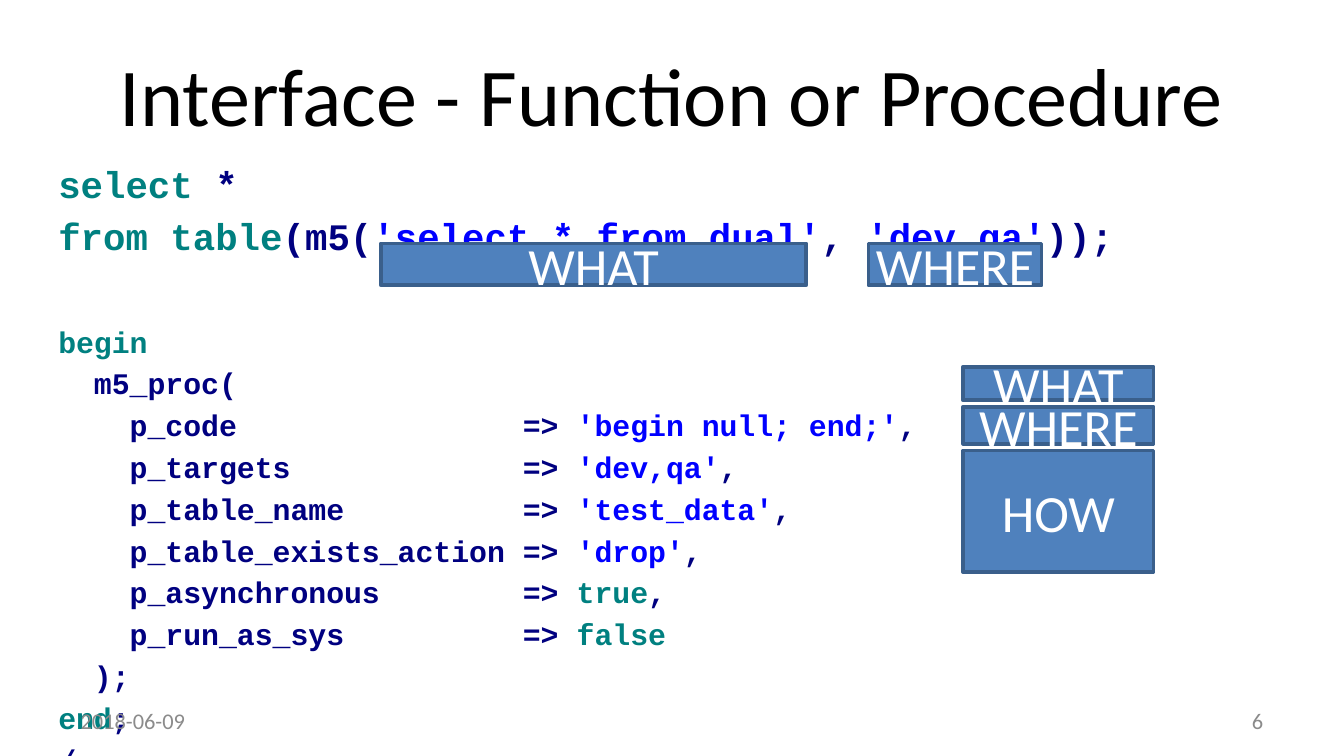
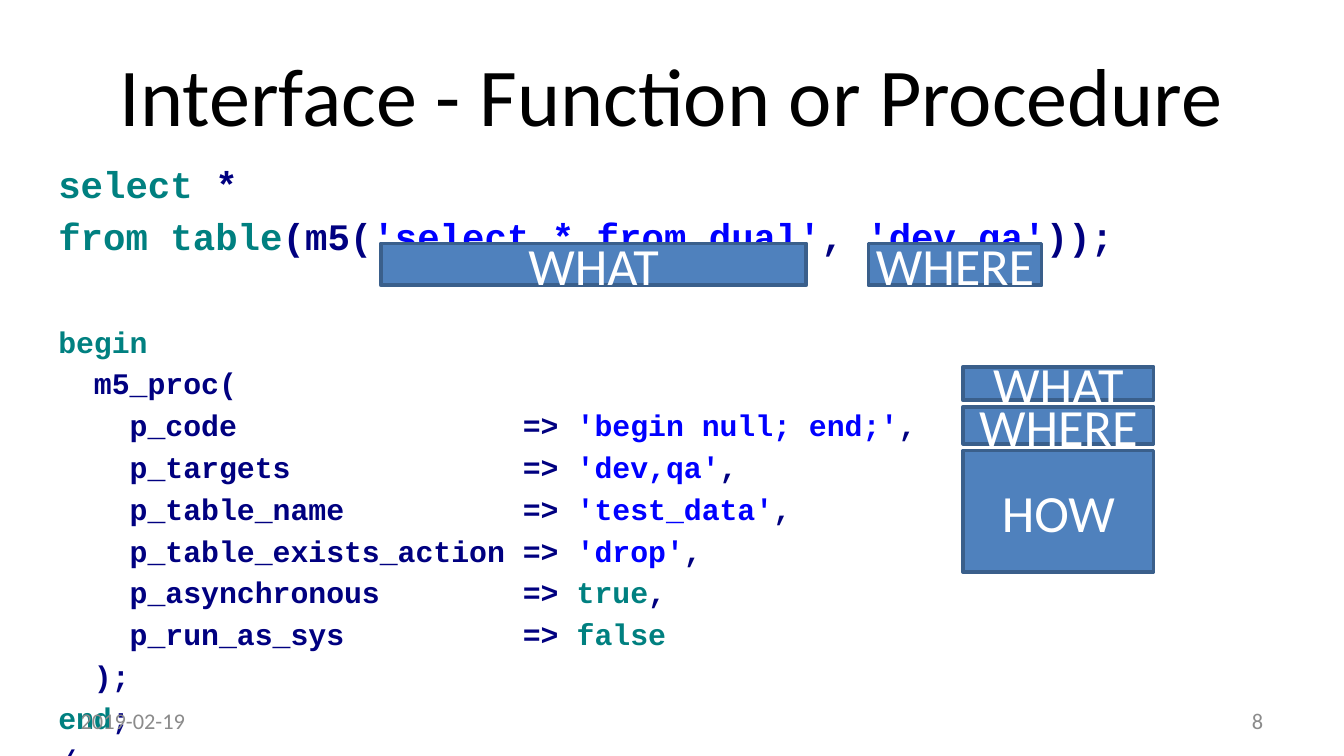
Before and after one commit to method5/method5.github.io, a slide deck: slide 8 of presentations/Method5.pptx (slide 6 before the commit). Drawn at 1344x756 pixels with LibreOffice and Linux fonts; fonts in the diff are those of the drawing; background and template pictures are left out. Boxes give left, top, right and bottom in pixels: in the first picture for what was removed or moved away, otherwise in the second. Text is boxed around its words. In the diff, an @@ line names an element or a change of style, - is before the commit and + after.

```diff
--- a/presentations/Method5.pptx
+++ b/presentations/Method5.pptx
@@ text at box(81, 710, 185, 735): text changed @@
-2018-06-09
+2019-02-19
@@ page number at box(1252, 714, 1263, 729): text changed @@
-6
+8
```
Also in this commit, not shown: 25 other slides changed.
